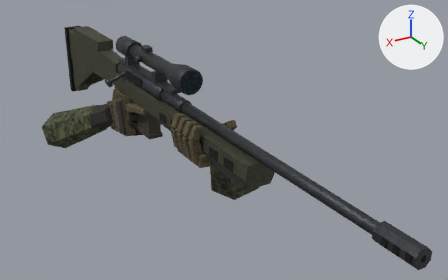
What one commit did to the glTF model zasoby/modele/krzemien.glb.
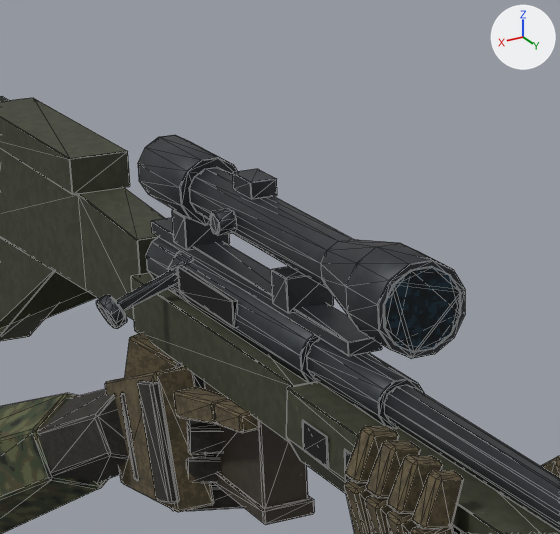
Each version appears first whole from a 50 mm lens placed at (0.519, 1.309, 0.417), pointed at (-0.09, 0.293, -0.091), and next in a close-up on the part from 18% to 51% of the width and 0% to 51% of the height. The axes (+X, +Y, +Z) are drawn at upper right. The lights are the same throughout. The last two pictures show the newer version. The close-ups show mesh edges as thin lines. Where no turn or scale is listed for an object, it has been applied to the vertices. Vertices at exactly the same position are counted once.

The first close-up shows 'korpus', 'magazynek', 'reka_l', 'reka_p', 'zamek'.
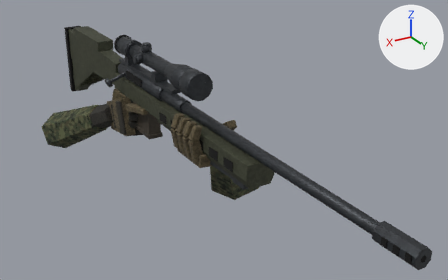
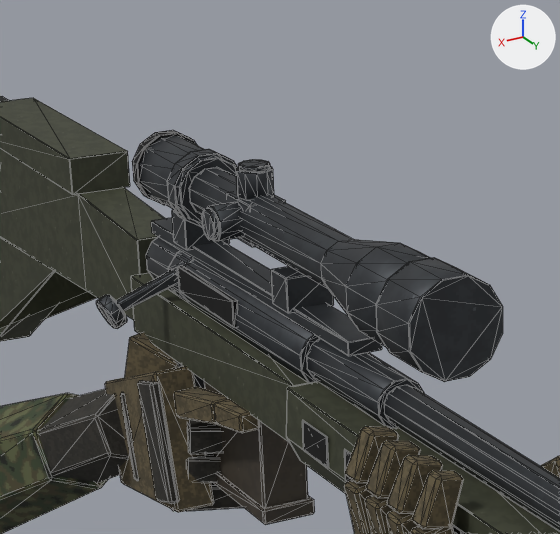
Pixel boxes [x1, y1, x2, y2] of what changed, in the close-ups (560 x 534 px; the box of a moved part takes in the faces that stretch with it):
part 1 of me_korpus, moved or reshaped
    before: [233, 169, 277, 199]
    after: [227, 192, 286, 247]
part 2 of me_korpus, added
    after: [167, 149, 238, 228]
part 3 of me_korpus, added
    after: [376, 257, 503, 382]
part 4 of me_korpus, added
    after: [132, 130, 197, 205]
part 5 of me_korpus, rebuilt
    before: [210, 209, 237, 236]
    after: [207, 202, 243, 242]
part 6 of me_korpus, added
    after: [236, 166, 274, 200]
part 7 of me_korpus, added
    after: [238, 159, 270, 172]
part 8 of me_korpus, added
    after: [202, 208, 219, 240]
part 9 of me_korpus, moved or reshaped (not visible afterwards)
    before: [385, 267, 460, 352]
part 10 of me_korpus, surface changed
    before: [383, 266, 461, 353]

Patch to the scene script:
```diff
--- a/zasoby/modele/krzemien.glb.py
+++ b/zasoby/modele/krzemien.glb.py
@@ me_korpus @@
 # used by ob_korpus; location = (0.0, 0.0, 0.0)
-me_korpus.from_pydata(...)  # 1258 vertices, 2372 faces; spans x -0.029..0.029, y -0.376..0.9, z -0.162..0.083
+me_korpus.from_pydata(...)  # 1518 vertices, 2868 faces; spans x -0.029..0.03, y -0.376..0.9, z -0.162..0.089
+# me_korpus part 1: the loose piece of 24 vertices spanning x -0.008..0.008, y 0.115..0.14, z 0.072..0.082 is scaled about its middle by (1.39, 1.29, 2.5), then moved by (0.0, 0.0, -0.019)
+# me_korpus part 2: the loose piece of 48 vertices spanning x -0.02..0.02, y 0.0..0.065, z 0.038..0.078 is copied, and the copy is scaled about its middle by (1.1, 0.178, 1.1), then moved by (0.0, 0.024, 0.0); it spans x -0.022..0.022, y 0.05..0.062, z 0.036..0.08
+# me_korpus part 3: the loose piece of 48 vertices spanning x -0.014..0.014, y 0.215..0.3, z -0.014..0.014 is copied, and the copy is scaled about its middle by (1.95, 0.408, 1.95), then moved by (0.0, 0.085, 0.058); it spans x -0.026..0.026, y 0.325..0.36, z 0.032..0.084
+# me_korpus part 4: the loose piece of 48 vertices spanning x -0.02..0.02, y 0.0..0.065, z 0.038..0.078 is copied, and the copy is scaled about its middle by (1.1, 0.116, 1.1), then moved by (0.0, -0.032, 0.0), in mat_guma (picture img_guma); it spans x -0.022..0.022, y -0.004..0.004, z 0.036..0.08
+# me_korpus part 5: the loose piece of 32 vertices spanning x 0.015..0.026, y 0.122..0.134, z 0.052..0.064 is rebuilt with 40 vertices and now spans x 0.011..0.027, y 0.118..0.138, z 0.047..0.068
+# me_korpus part 6: a new loose piece of 40 vertices spanning x -0.01..0.01, y 0.118..0.138, z 0.07..0.086, in mat_stal_bron (picture img_stal_bron)
+# me_korpus part 7: a new loose piece of 40 vertices spanning x -0.009..0.009, y 0.119..0.137, z 0.086..0.089, in mat_stal_bron (picture img_stal_bron)
+# me_korpus part 8: a new loose piece of 40 vertices spanning x 0.027..0.03, y 0.119..0.137, z 0.049..0.067, in mat_stal_bron (picture img_stal_bron)
+# me_korpus part 9
+# 21 vertices are removed from x -0.022..0.022, y 0.324..0.325, z 0.036..0.08
+# 92 faces are deleted
+# 15 vertices move from x -0.022..0.022, y 0.325, z 0.036..0.08 to x -0.022..0.022, y 0.326, z 0.036..0.08
+# 9 vertices are added at x -0.021..0.021, y 0.326, z 0.037..0.079
+# 68 new faces join them, mat_szklo (picture img_szklo)
+# me_korpus part 10: 27 kept faces spanning x -0.022..0.022, y 0.326, z 0.036..0.08 get new texture (UV) coordinates
 me_korpus.materials.append(mat_stal_bron)
```
